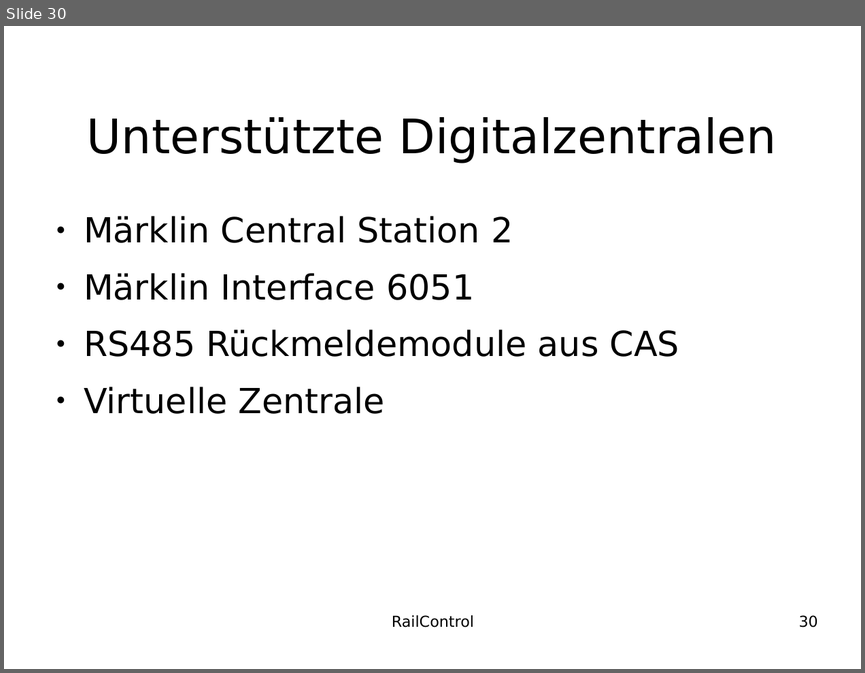
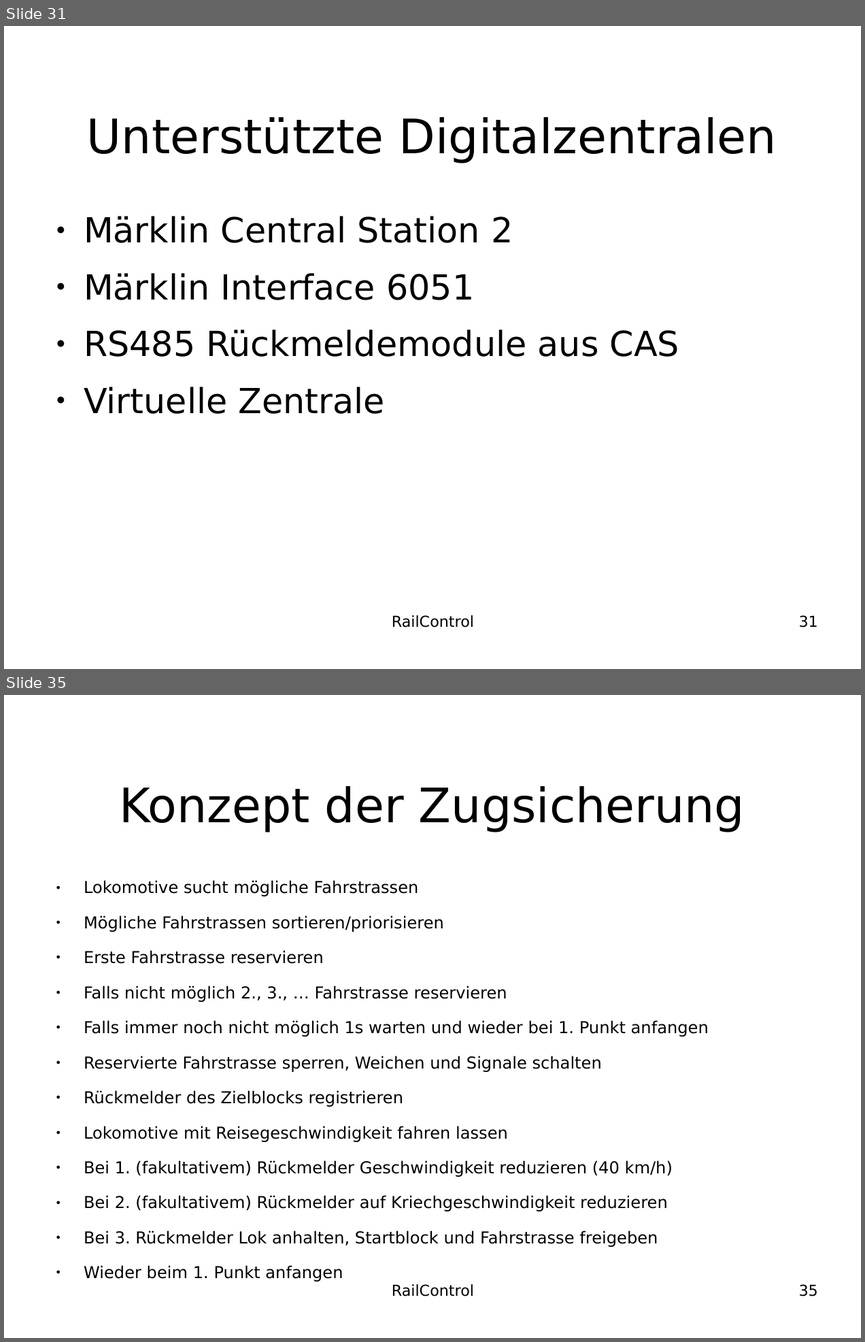
Before and after one commit to teddych/railcontrol, a slide deck: MAS/MAS_Thesis.odp. Shown one above the other, each under a label of ours: slide 30 before the commit, slides 31 and 35 after it; the slides between them are not shown. The pictures are 865x673 and 865x1342 pixels, drawn with LibreOffice and Linux fonts; fonts in the diff are those of the drawing; background and template pictures are left out. Boxes give left, top, right and bottom in pixels: in the first picture for what was removed or moved away, otherwise in the second. Text is boxed around its words. In the diff, an @@ line names an element or a change of style, - is before the commit and + after.

```diff
--- a/MAS/MAS_Thesis.odp
+++ b/MAS/MAS_Thesis.odp
@@ slide 35 added at box(4, 695, 861, 1338), background #FFFFFF @@
@@ title added at box(119, 786, 745, 832), 44 pt, text #000000 @@
+Konzept der Zugsicherung
@@ text added at box(84, 880, 708, 1246), 15.2 pt, text #000000 @@
+● Lokomotive sucht mögliche Fahrstrassen
+● Mögliche Fahrstrassen sortieren/priorisieren
+● Erste Fahrstrasse reservieren
+● Falls nicht möglich 2., 3., … Fahrstrasse reservieren
+● Falls immer noch nicht möglich 1s warten und wieder bei 1. Punkt anfangen
+● Reservierte Fahrstrasse sperren, Weichen und Signale schalten
+● Rückmelder des Zielblocks registrieren
+● Lokomotive mit Reisegeschwindigkeit fahren lassen
+● Bei 1. (fakultativem) Rückmelder Geschwindigkeit reduzieren (40 km/h)
+● Bei 2. (fakultativem) Rückmelder auf Kriechgeschwindigkeit reduzieren
+● Bei 3. Rückmelder Lok anhalten, Startblock und Fahrstrasse freigeben
+● Wieder beim 1. Punkt anfangen
@@ text added at box(392, 1284, 474, 1296), 14 pt, text #000000 @@
+RailControl
@@ page number added at box(799, 1284, 818, 1296), 14 pt, text #000000 @@
+35
@@ what was slide 30 is now slide 31 @@
@@ page number at box(799, 615, 818, 627): text changed @@
-30
+31
```
Also in this commit, not shown: 1 slide changed, 26 other slides added.
